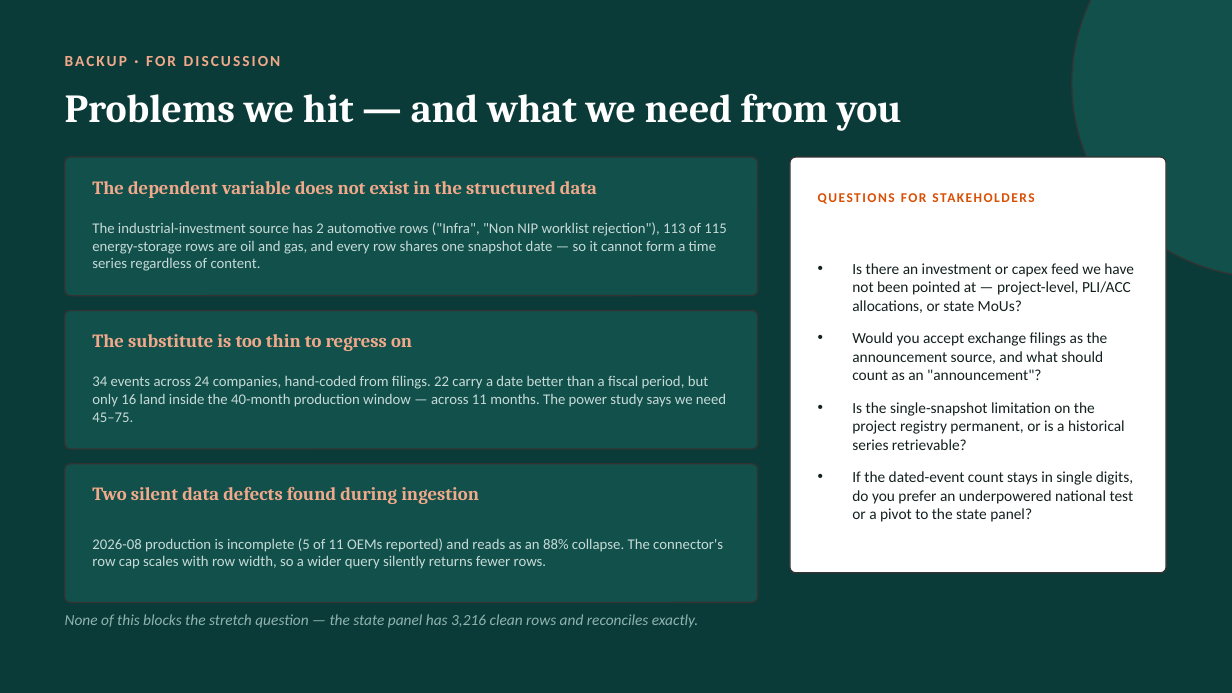
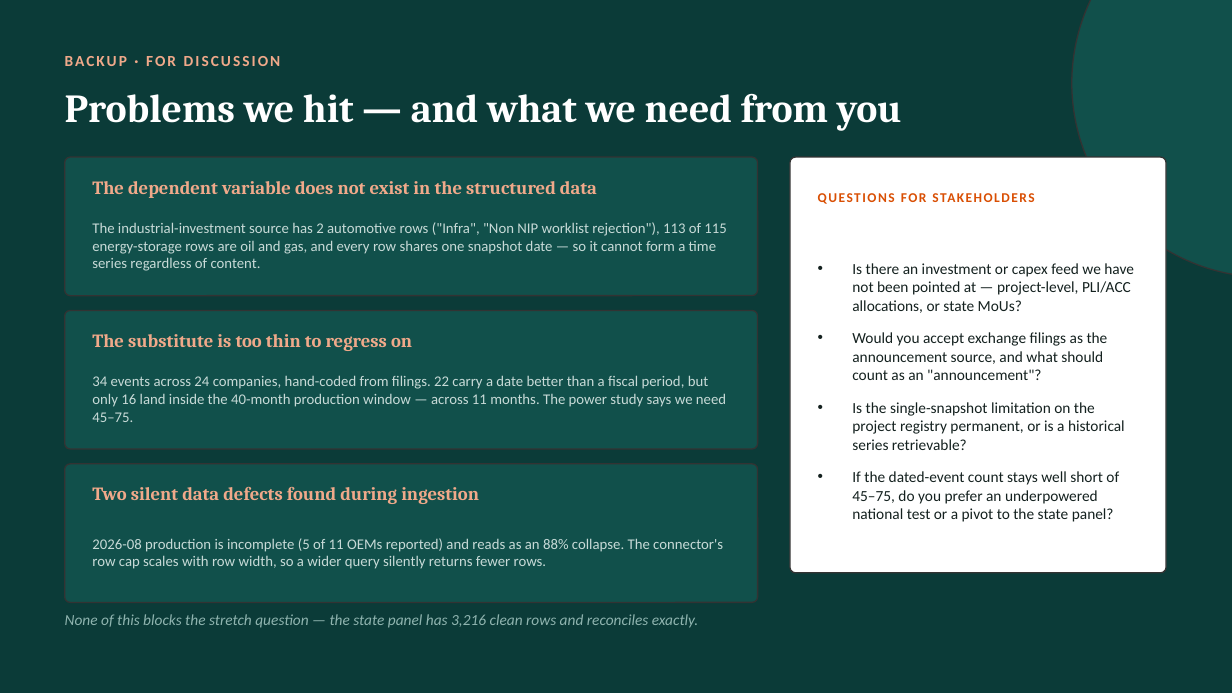
Before and after one commit to haydn-s/thurro-term-project, a slide deck: slide 8 of presentations/ev-investment-update.pptx. Drawn at 1232x693 pixels with LibreOffice and Linux fonts; fonts in the diff are those of the drawing. Boxes give left, top, right and bottom in pixels: in the first picture for what was removed or moved away, otherwise in the second. Text is boxed around its words. In the diff, an @@ line names an element or a change of style, - is before the commit and + after.

```diff
--- a/presentations/ev-investment-update.pptx
+++ b/presentations/ev-investment-update.pptx
@@ text at <box>852,471,1119,522</box>: text changed @@
-• If the dated-event count stays in single digits, do you prefer an underpowered national test or a pivot to the state panel?
+• If the dated-event count stays well short of 45–75, do you prefer an underpowered national test or a pivot to the state panel?
```
Also in this commit, not shown: 1 other file.
